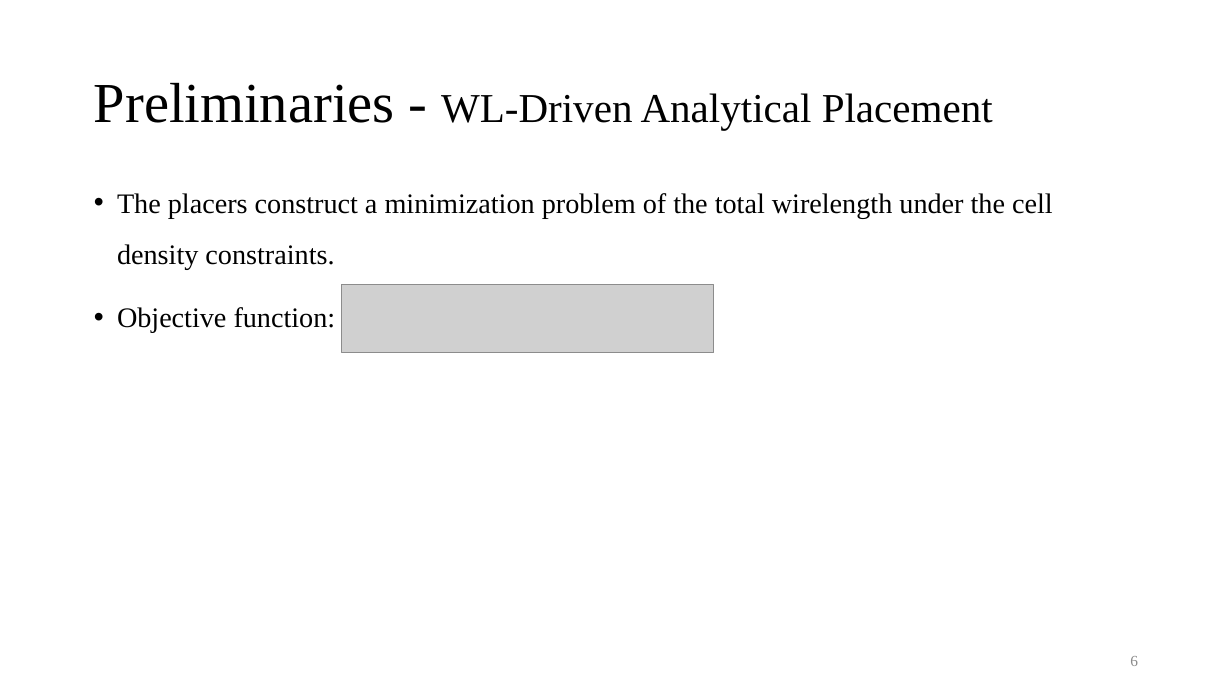
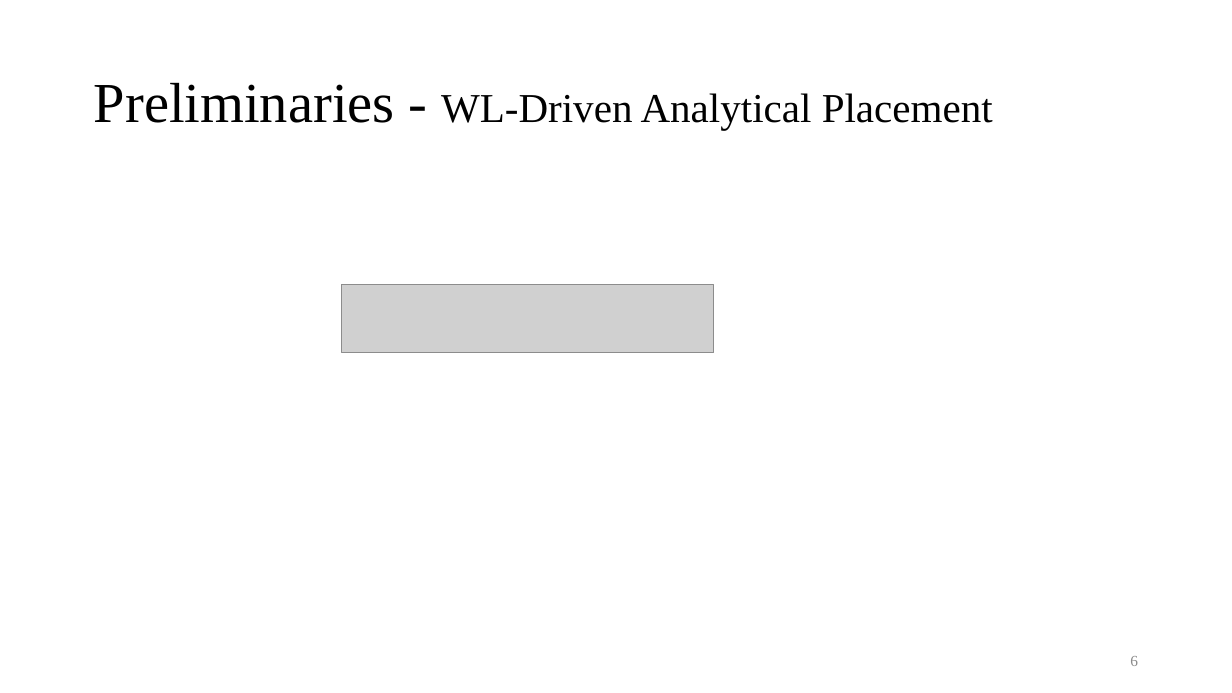
Before and after one commit to Pacific-Feng-Studuies/Studied-Papers, a slide deck: slide 7 of GM/Placement/An Analytical Placement Algorithm with Routing topology Optimization/An Analytical Placement Algorithm with Routing topology Optimization.pptx. Drawn at 1232x693 pixels with LibreOffice and Linux fonts; fonts in the diff are those of the drawing; grey boxes stand for pictures. Boxes give left, top, right and bottom in pixels: in the first picture for what was removed or moved away, otherwise in the second. Text is boxed around its words. In the diff, an @@ line names an element or a change of style, - is before the commit and + after.

```diff
--- a/GM/Placement/An Analytical Placement Algorithm with Routing topology Optimization/An Analytical Placement Algorithm with Routing topology Optimization.pptx
+++ b/GM/Placement/An Analytical Placement Algorithm with Routing topology Optimization/An Analytical Placement Algorithm with Routing topology Optimization.pptx
@@ text removed at (117, 193, 1053, 333) @@
-• The placers construct a minimization problem of the total wirelength under the cell density constraints.
-• Objective function:
```
Also in this commit, not shown: 18 other slides changed, 4 slides added, 1 other file.
